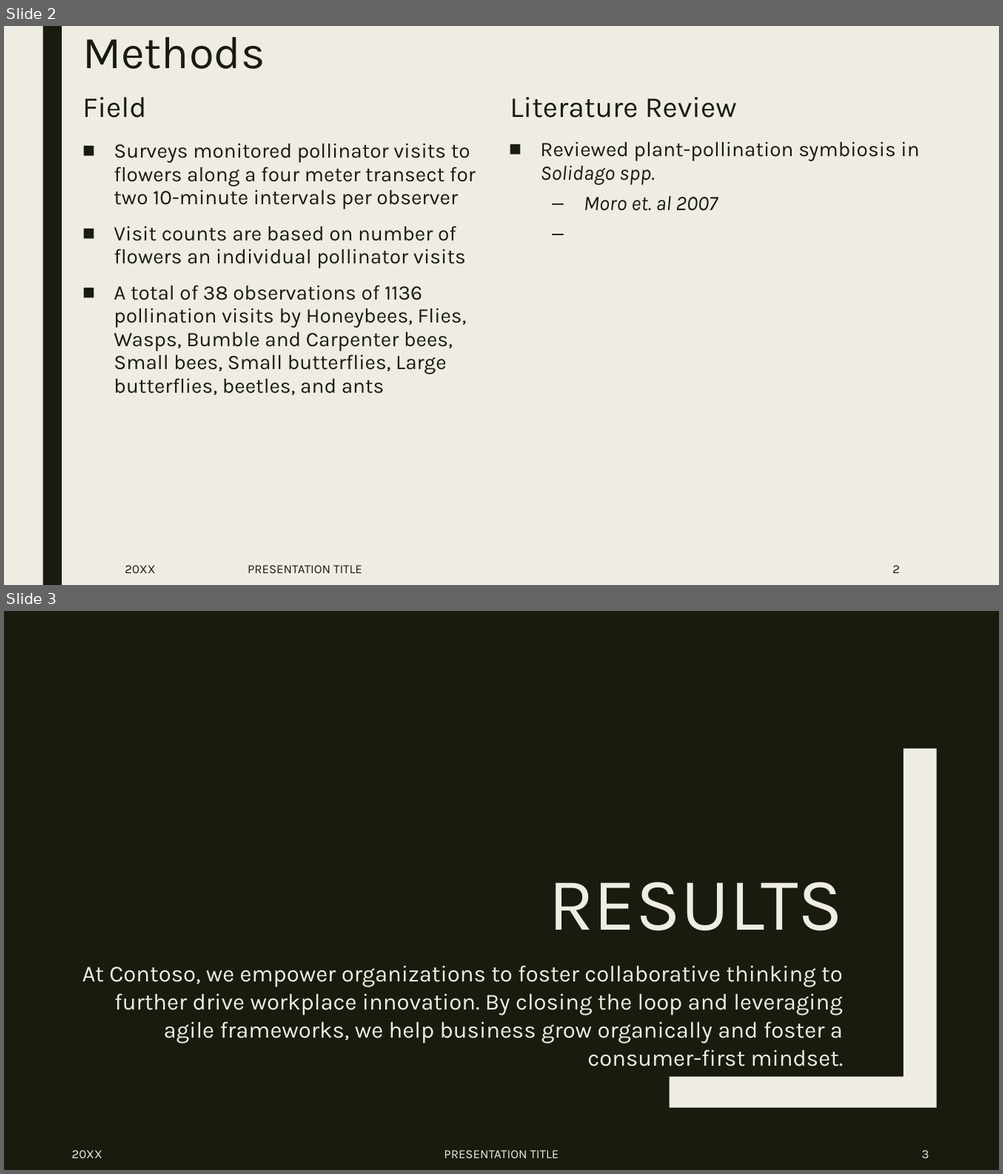
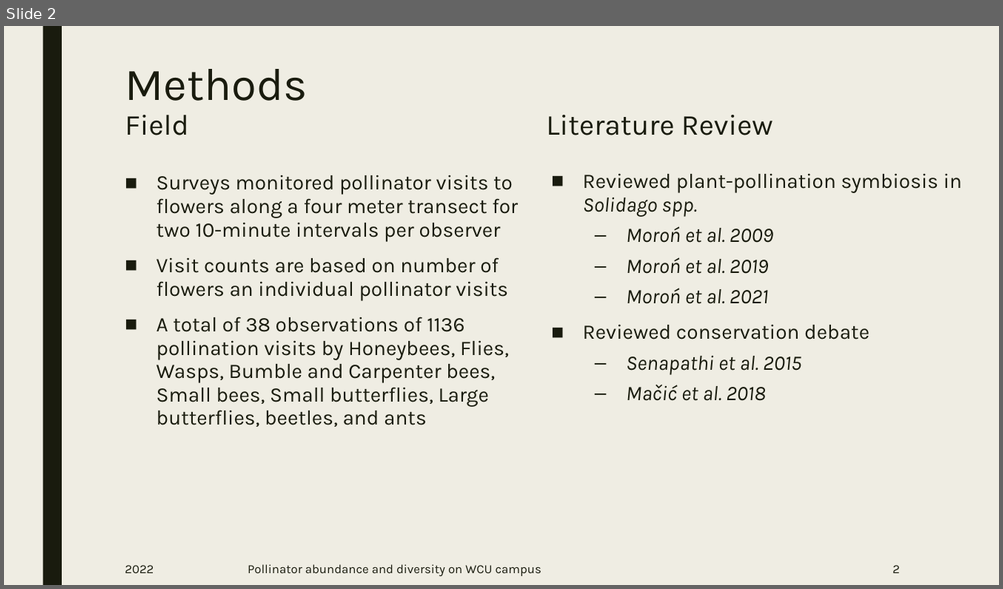
Before and after one commit to nottedy94/COAD-Final, a slide deck: Pollinator abundance survey.pptx. Shown one above the other, each under a label of ours: slides 2 and 3 before the commit, slide 2 after it. The pictures are 1003x1174 and 1003x589 pixels, drawn with LibreOffice and Linux fonts; fonts in the diff are those of the drawing. Boxes give left, top, right and bottom in pixels: in the first picture for what was removed or moved away, otherwise in the second. Text is boxed around its words. In the diff, an @@ line names an element or a change of style, - is before the commit and + after.

```diff
--- a/Pollinator abundance survey.pptx
+++ b/Pollinator abundance survey.pptx
@@ slide 3 removed at [4, 611, 999, 1170], background #191B0E @@
@@ freeform shape removed at [669, 749, 936, 1108] @@
@@ title removed at [548, 882, 843, 931] @@
-RESULTS
@@ text removed at [82, 965, 842, 1044] @@
-At Contoso, we empower organizations to foster collaborative thinking to further drive workplace innovation. By closing the loop and leveraging agile frameworks, we help business grow organically and foster a consumer-first mindset.
@@ text removed at [72, 1150, 102, 1159] @@
-20XX
@@ text removed at [444, 1150, 559, 1159] @@
-PRESENTATION TITLE
@@ page number removed at [922, 1150, 929, 1159] @@
-3
@@ slide 2 changed as well @@
@@ 2 texts, 1 title: place and size @@
-2 texts, 1 title at [82, 37, 919, 395]
+2 texts, 1 title at [125, 69, 962, 427]
@@ text at [583, 227, 869, 401]: text changed @@
-  – Moro et. al 2007
+  – Moroń et al. 2009
+  – Moroń et al. 2019
+  – Moroń et al. 2021
+■ Reviewed conservation debate
+  – Senapathi et al. 2015
+  – Mačić et al. 2018
@@ text at [125, 565, 153, 574]: text changed @@
-20XX
+2022
@@ text at [247, 565, 541, 577]: text changed @@
-PRESENTATION TITLE
+Pollinator abundance and diversity on WCU campus
```
Also in this commit, not shown: 1 other slide changed, 3 slides added, 1 other slide removed, 4 other files.
